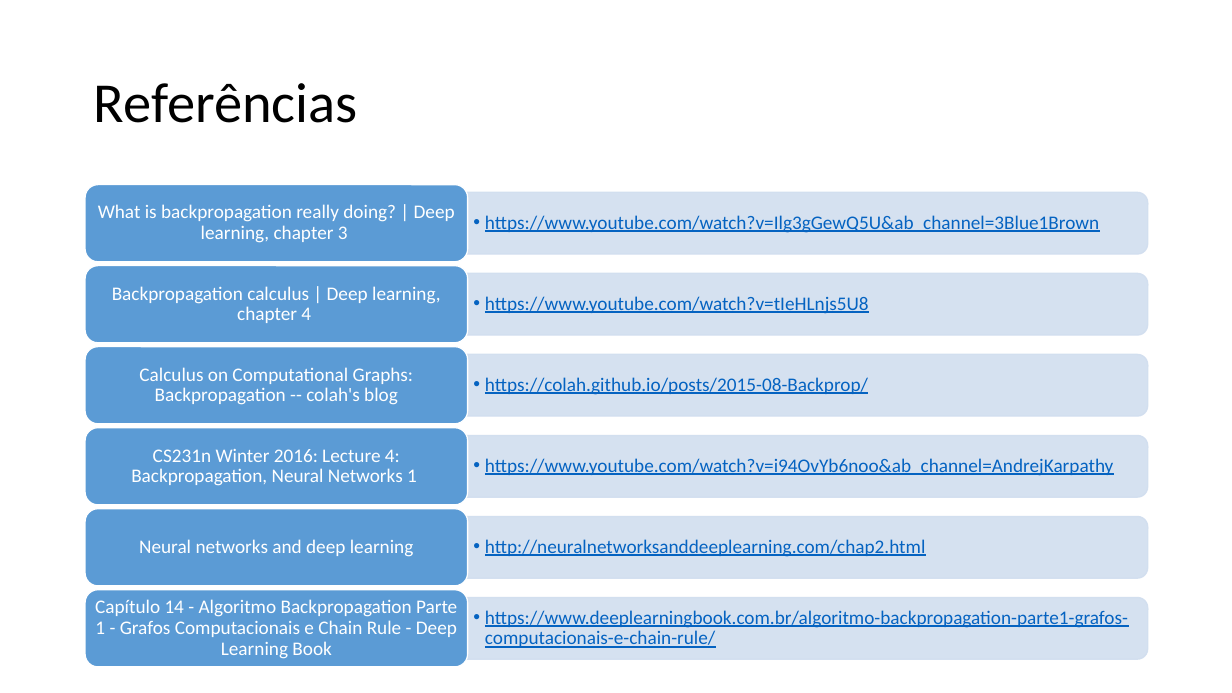
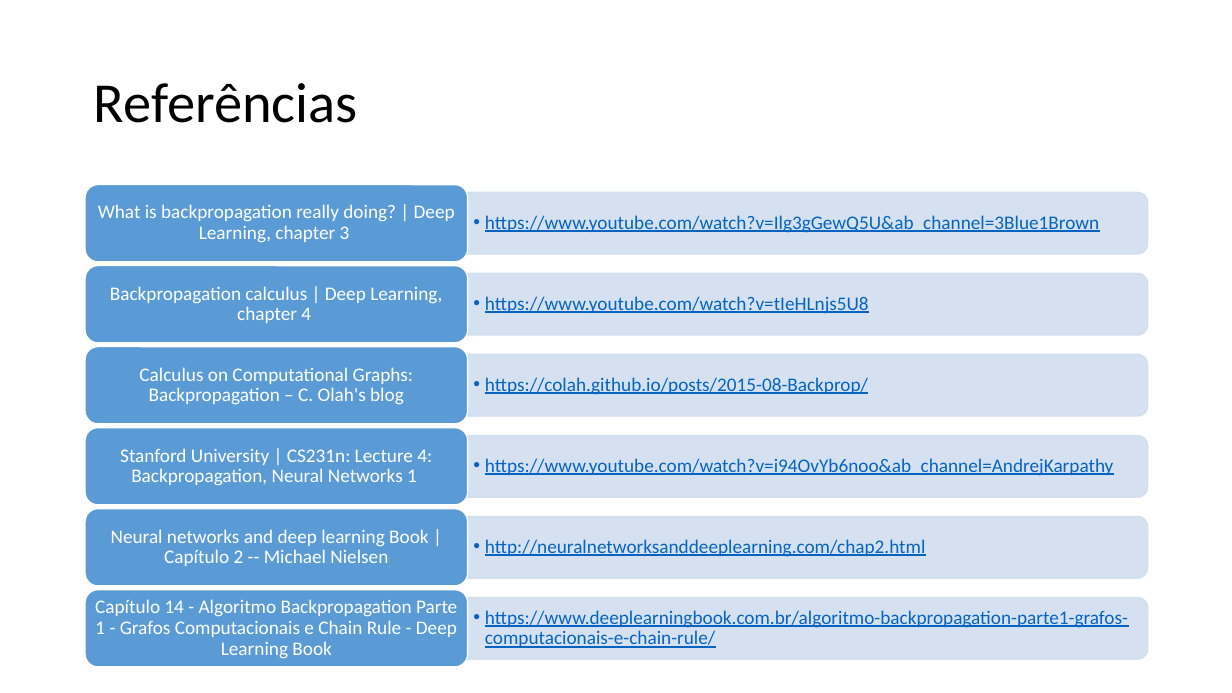
Before and after one commit to jairoalves/backpropagation, a slide deck: slide 30 of oficina de backpropagation/Backprop_LAMFO_Jairo.pptx. Drawn at 1232x693 pixels with LibreOffice and Linux fonts; fonts in the diff are those of the drawing. Boxes give left, top, right and bottom in pixels: in the first picture for what was removed or moved away, otherwise in the second. Text is boxed around its words. In the diff, an @@ line names an element or a change of style, - is before the commit and + after.

```diff
--- a/oficina de backpropagation/Backprop_LAMFO_Jairo.pptx
+++ b/oficina de backpropagation/Backprop_LAMFO_Jairo.pptx
@@ text at (98,204,455,243): text changed @@
-What is backpropagation really doing? | Deep learning, chapter 3
+What is backpropagation really doing? | Deep Learning, chapter 3
@@ text at (110,286,442,323): text changed @@
-Backpropagation calculus | Deep learning, chapter 4
+Backpropagation calculus | Deep Learning, chapter 4
@@ text at (139,367,414,405): text changed @@
-Calculus on Computational Graphs: Backpropagation -- colah's blog
+Calculus on Computational Graphs: Backpropagation – C. Olah's blog
@@ text at (120,448,432,486): text changed @@
-CS231n Winter 2016: Lecture 4: Backpropagation, Neural Networks 1
+Stanford University | CS231n: Lecture 4: Backpropagation, Neural Networks 1
@@ text at (111,529,428,566): text changed @@
-Neural networks and deep learning
+Neural networks and deep learning Book | Capítulo 2 -- Michael Nielsen
```
Also in this commit, not shown: 3 other slides changed.
